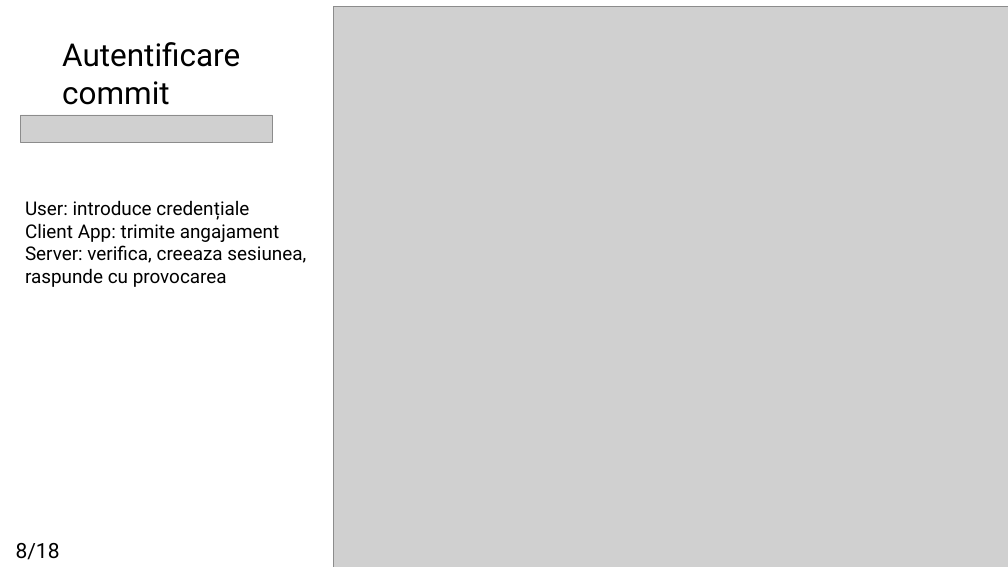
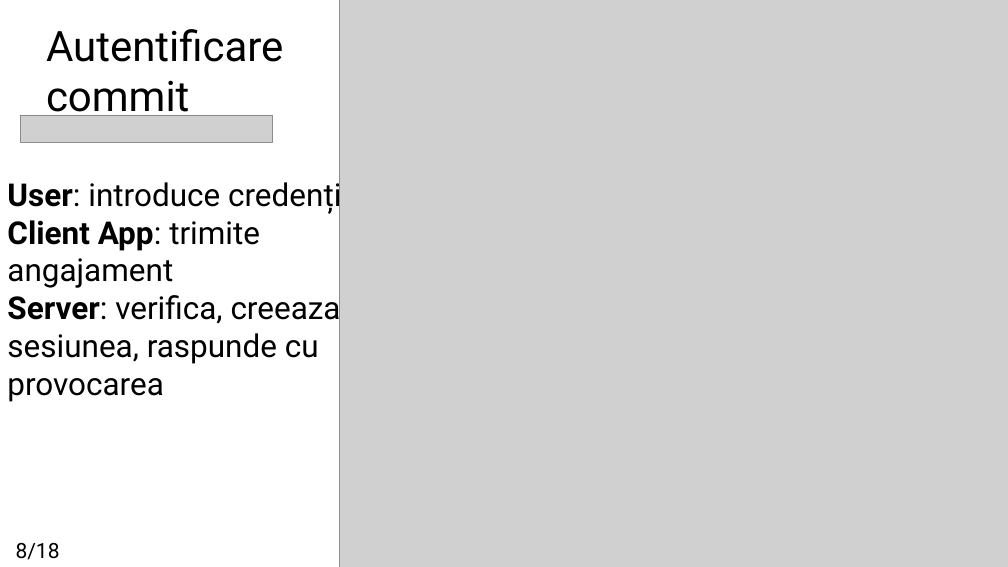
Before and after one commit to matei-rares-a/acas, a slide deck: slide 8 of docs/prezentare/current_draft/disertatie_matei_rares_prezentare_main.pptx. Drawn at 1008x567 pixels with LibreOffice and Linux fonts; fonts in the diff are those of the drawing; grey boxes stand for pictures. Boxes give left, top, right and bottom in pixels: in the first picture for what was removed or moved away, otherwise in the second. Text is boxed around its words. In the diff, an @@ line names an element or a change of style, - is before the commit and + after.

```diff
--- a/docs/prezentare/current_draft/disertatie_matei_rares_prezentare_main.pptx
+++ b/docs/prezentare/current_draft/disertatie_matei_rares_prezentare_main.pptx
@@ text "Autentificare": place and size @@
-text "Autentificare" at bbox=[62, 42, 240, 105]
+text "Autentificare" at bbox=[46, 29, 283, 122]
@@ text "Autentificare" at bbox=[46, 29, 283, 122]: size 30 to 40 pt @@
@@ picture: place and size @@
-picture at bbox=[334, 6, 1008, 567]
+picture at bbox=[340, 0, 1008, 567]
@@ text "User: introduce credențiale": place and size @@
-text "User: introduce credențiale" at bbox=[25, 200, 306, 287]
+text "User: introduce credențiale" at bbox=[7, 177, 383, 402]
@@ text "User: introduce credențiale" at bbox=[7, 177, 383, 402]: size 18 to 30 pt; bold on in "User:", "Client App:", "Server:" @@
```
Also in this commit, not shown: 16 other slides changed, 11 other files.
